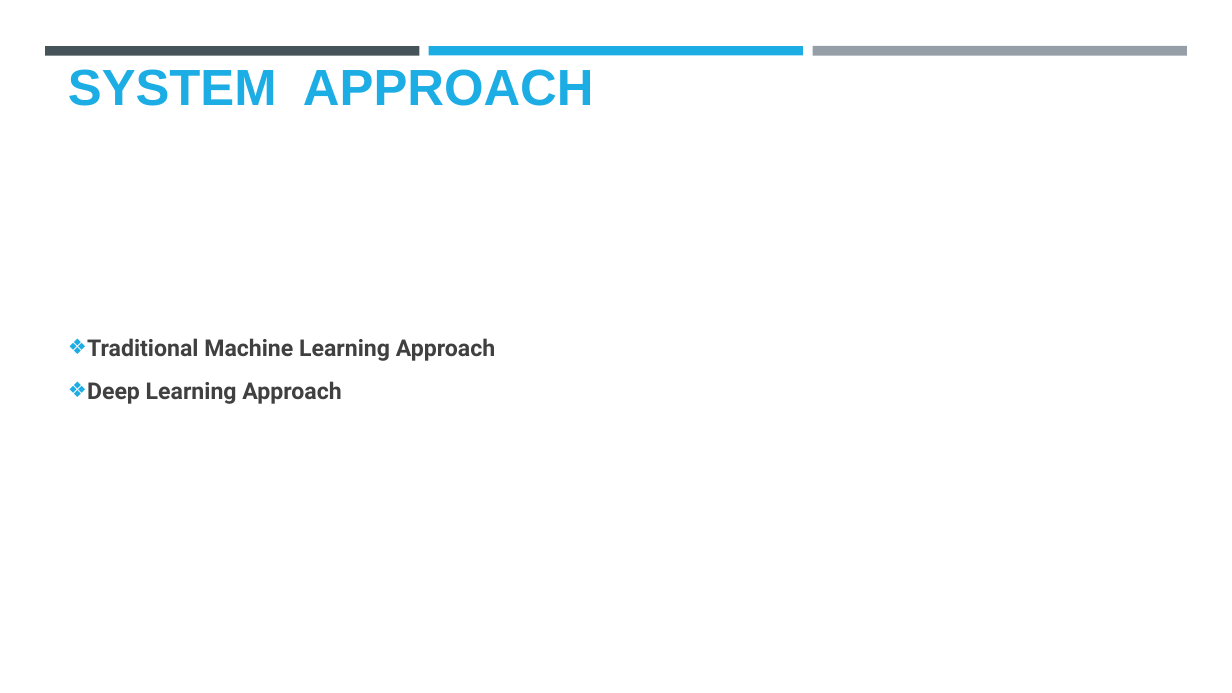
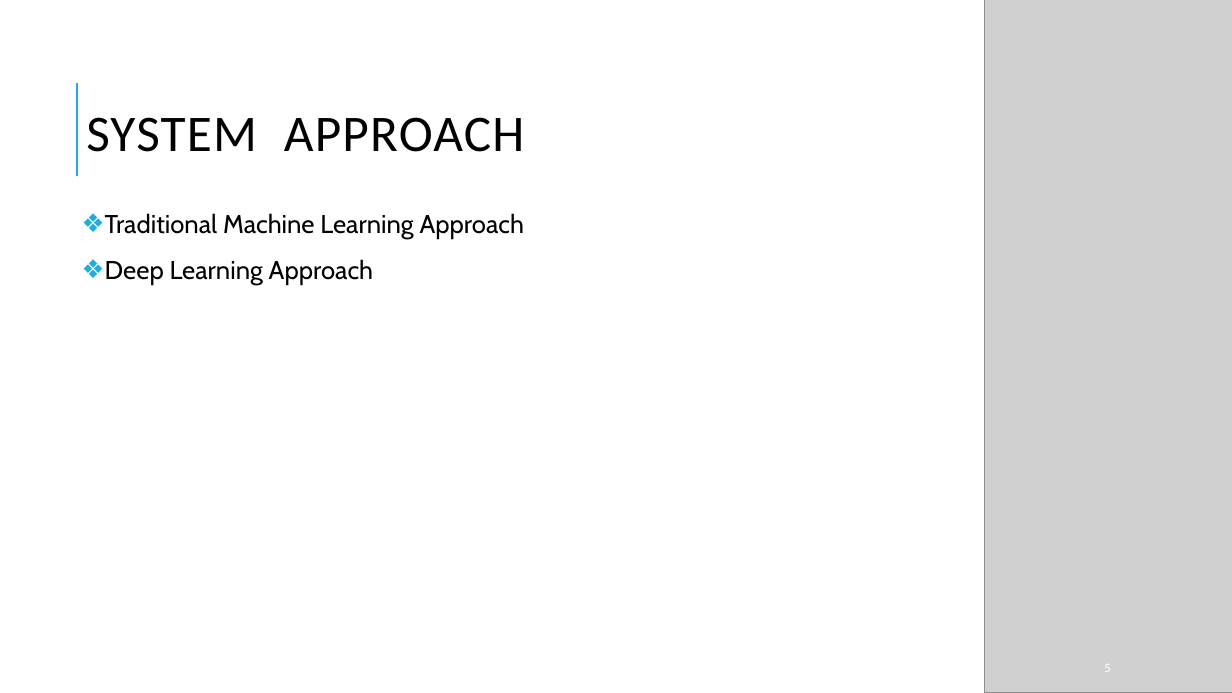
Before and after one commit to kalairehoboth/My-project, a slide deck: slide 5 of Capstone project.pptx. Drawn at 1232x693 pixels with LibreOffice and Linux fonts; fonts in the diff are those of the drawing; grey boxes stand for pictures; background and template pictures are left out. Boxes give left, top, right and bottom in pixels: in the first picture for what was removed or moved away, otherwise in the second. Text is boxed around its words. In the diff, an @@ line names an element or a change of style, - is before the commit and + after.

```diff
--- a/Capstone project.pptx
+++ b/Capstone project.pptx
@@ rectangle added at box(0, 0, 763, 693), fill #FFFFFF at 90% opacity @@
@@ picture added at box(985, 0, 1232, 693) @@
@@ rectangle removed at box(45, 46, 420, 55) @@
@@ rectangle removed at box(429, 46, 803, 55) @@
@@ rectangle removed at box(812, 46, 1187, 56) @@
@@ title "SYSTEM APPROACH": place and size @@
-title "SYSTEM APPROACH" at box(68, 69, 594, 106)
+title "SYSTEM APPROACH" at box(86, 117, 525, 152)
@@ title "SYSTEM APPROACH" at box(86, 117, 525, 152): size 39.6 to 40 pt, font Arial to Calibri, text colour #1CADE4 to #000000, letter spacing 0 to 1 pt, bold off; line spacing 1 to 0.8; vertical alignment bottom to middle @@
@@ line added from (77, 176) to (77, 83), #1CADE4 1.5 pt @@
@@ text "Traditional Machine Learning Approach": place and size @@
-text "Traditional Machine Learning Approach" at box(87, 338, 495, 404)
+text "Traditional Machine Learning Approach" at box(105, 213, 524, 285)
@@ text "Traditional Machine Learning Approach" at box(105, 213, 524, 285): size 18 to 20 pt, font Roboto to Cabin, text colour #404040 to #000000, bold off; line spacing 1.1 to 0.9; more space between paragraphs; vertical alignment middle to top @@
@@ page number added at box(1104, 664, 1110, 672), 10 pt, text #FFFFFF @@
+5
```
Also in this commit, not shown: 10 other slides changed, 2 slides added, 2 slides removed.
